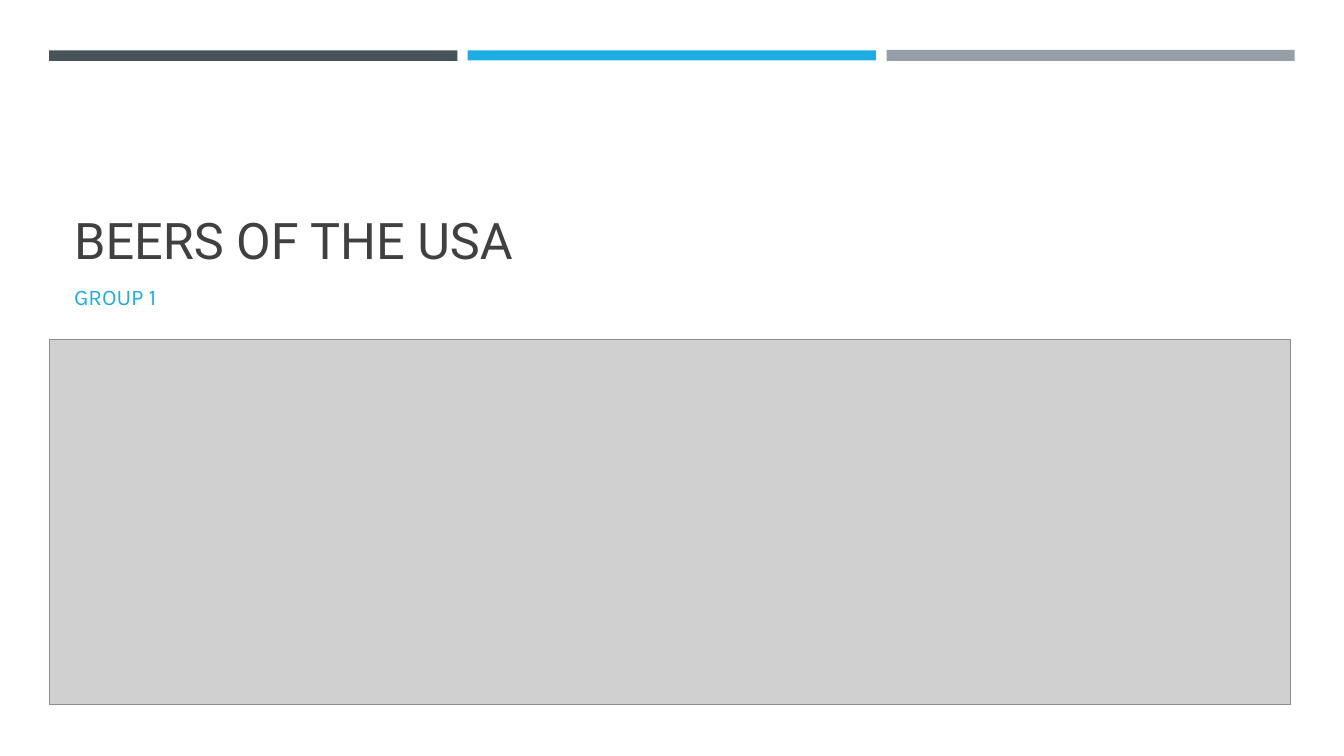
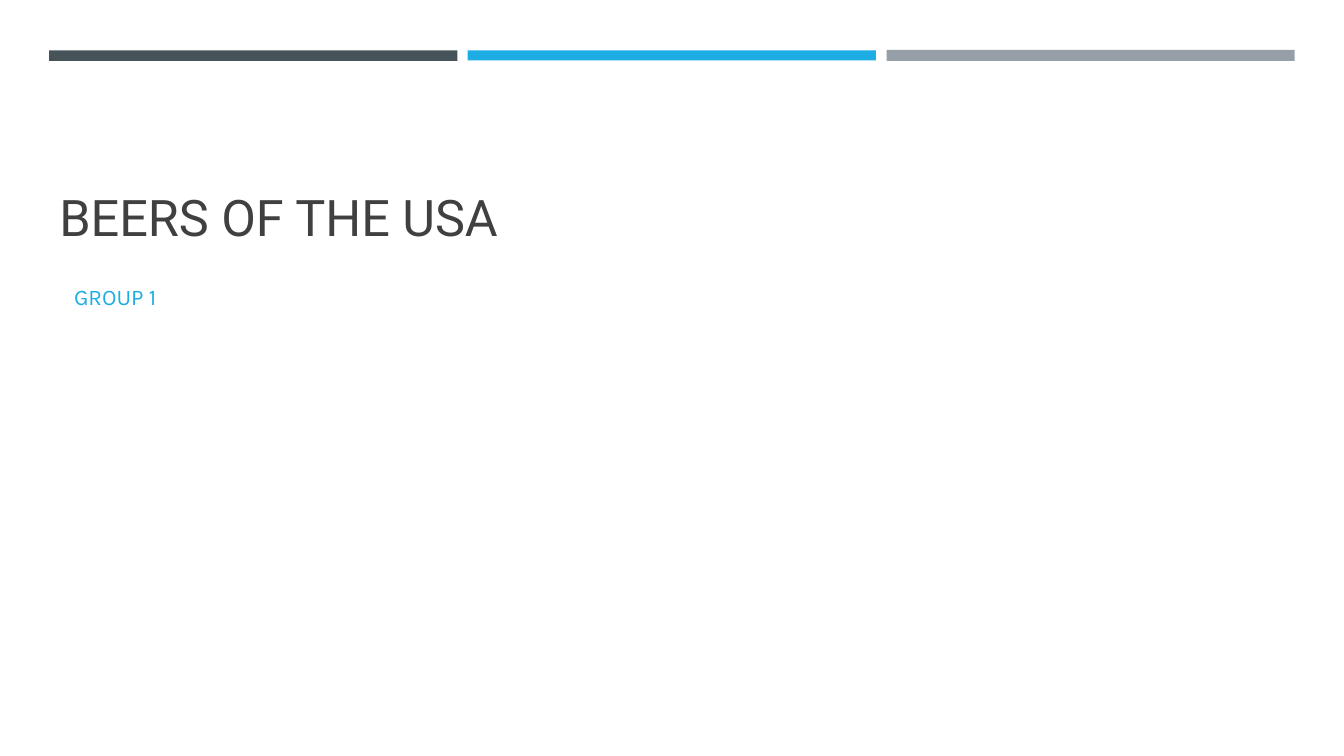
Before and after one commit to j1-aggie/Beers-of-the-USA, a slide deck: slide 1 of Beers of the USA.pptx. Drawn at 1344x756 pixels with LibreOffice and Linux fonts; fonts in the diff are those of the drawing; grey boxes stand for pictures. Boxes give left, top, right and bottom in pixels: in the first picture for what was removed or moved away, otherwise in the second. Text is boxed around its words. In the diff, an @@ line names an element or a change of style, - is before the commit and + after.

```diff
--- a/Beers of the USA.pptx
+++ b/Beers of the USA.pptx
@@ rectangle removed at box(0, 0, 1344, 756) @@
@@ title "BEERS OF THE USA": place and size @@
-title "BEERS OF THE USA" at box(74, 222, 512, 260)
+title "BEERS OF THE USA" at box(59, 199, 497, 237)
@@ picture removed at box(49, 340, 1291, 705) @@
```
Also in this commit, not shown: 6 other slides changed, 1 slide added, 9 other files.
